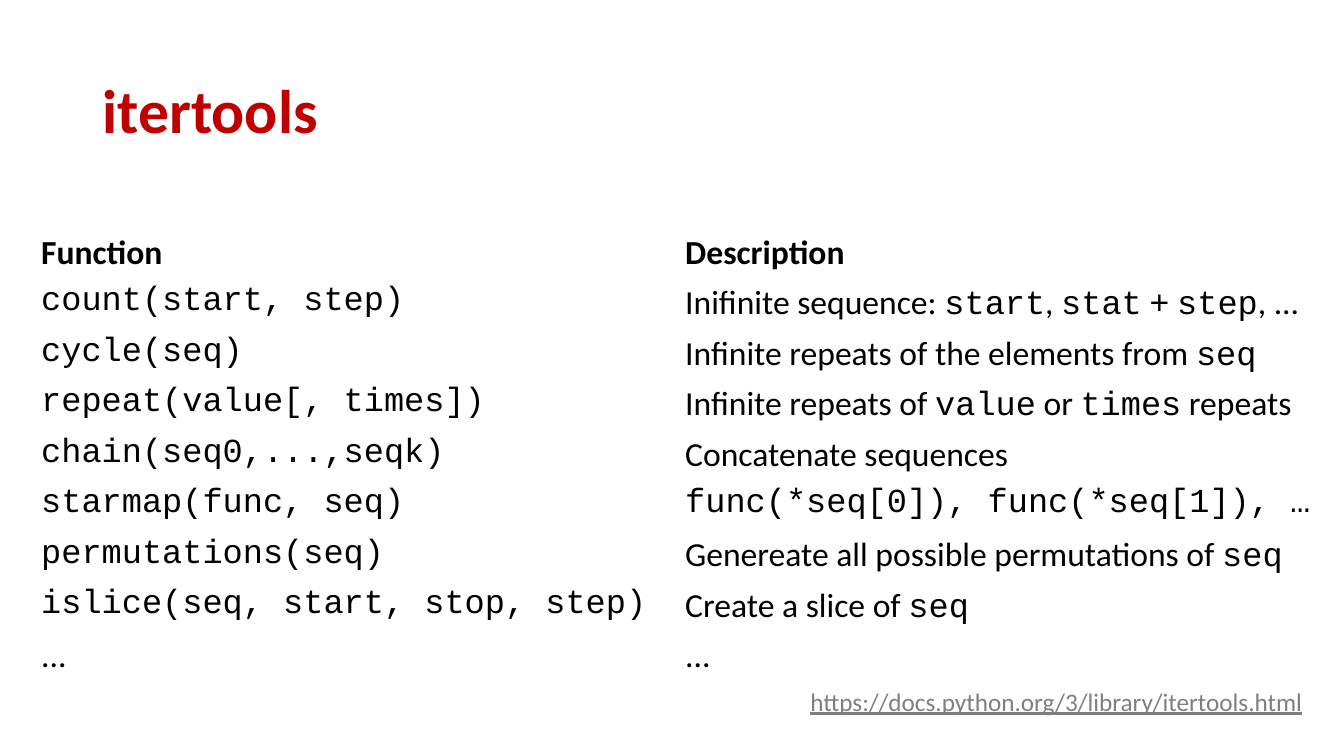
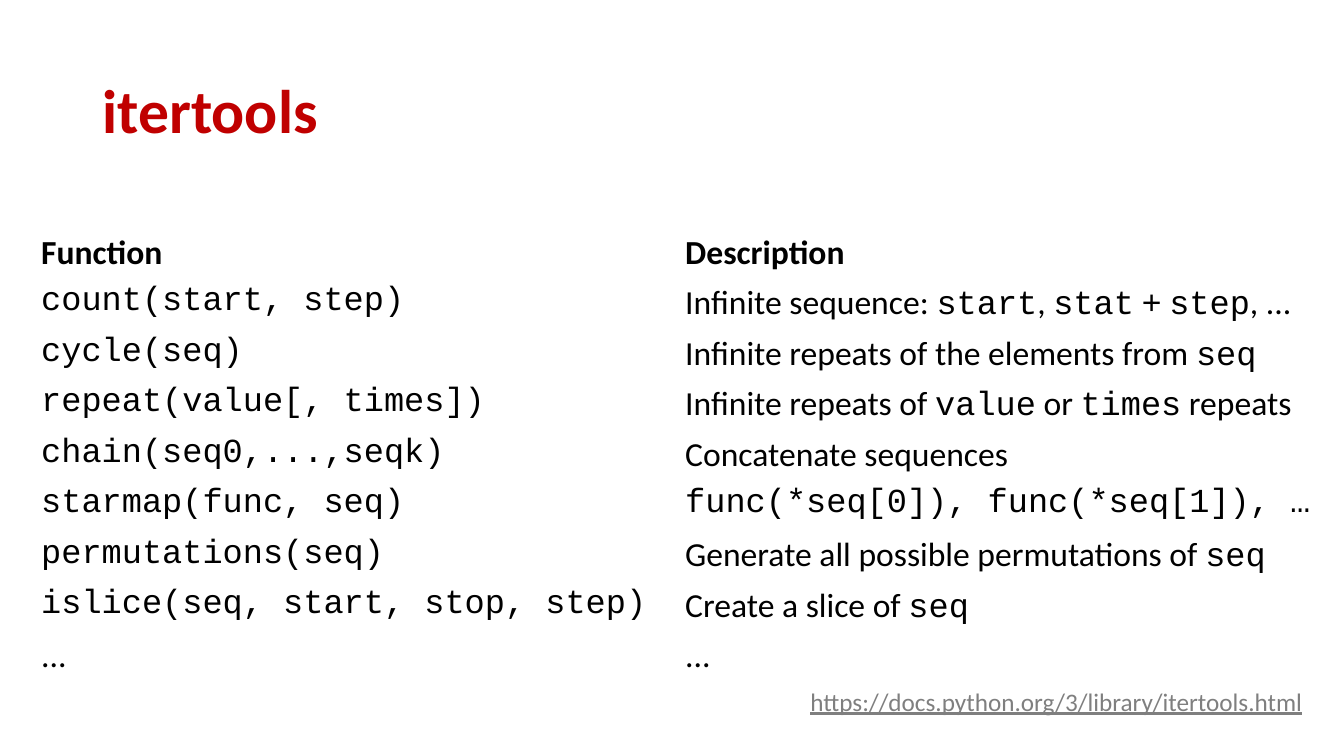
Before and after one commit to gsbrodal/gsbrodal.github.io, a slide deck: slide 13 of ipsa/slides/generator.pptx. Drawn at 1344x756 pixels with LibreOffice and Linux fonts; fonts in the diff are those of the drawing. Boxes give left, top, right and bottom in pixels: in the first picture for what was removed or moved away, otherwise in the second. Text is boxed around its words. In the diff, an @@ line names an element or a change of style, - is before the commit and + after.

```diff
--- a/ipsa/slides/generator.pptx
+++ b/ipsa/slides/generator.pptx
@@ table at [31,228,1340,682] @@
-row 2, column 2: Inifinite sequence: start, stat + step, ...
+row 2, column 2: Infinite sequence: start, stat + step, ...
-row 7, column 2: Genereate all possible permutations of seq
+row 7, column 2: Generate all possible permutations of seq
```
Also in this commit, not shown: 4 other slides changed, 3 other files.
